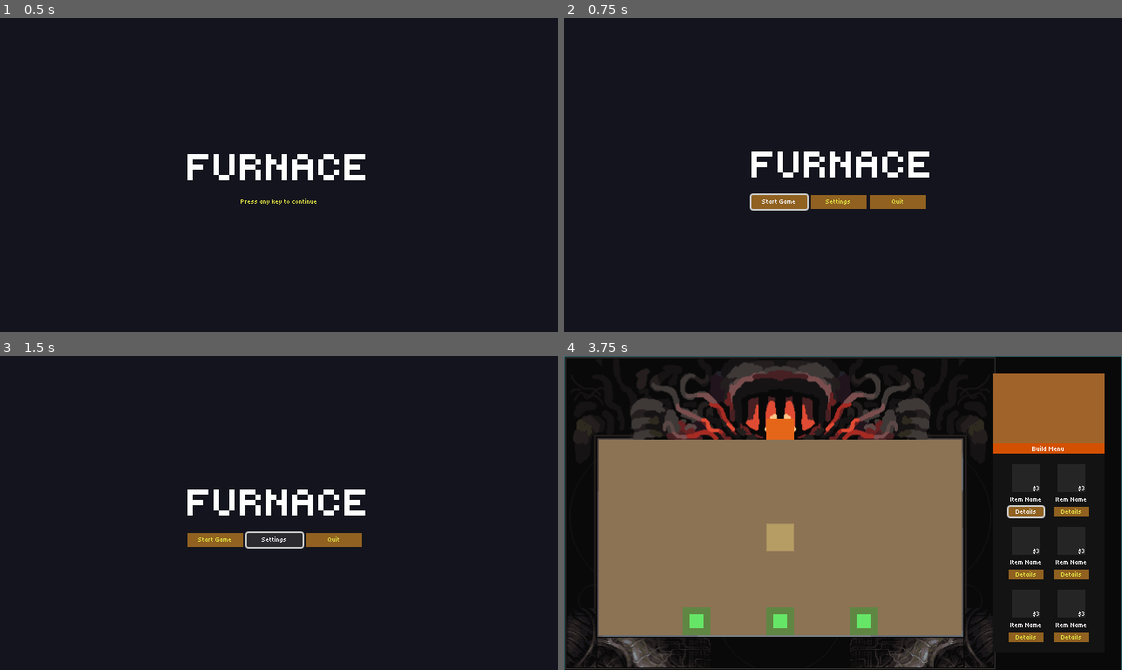
Above: before the commit, frames 1-4 (two rows, left to right).
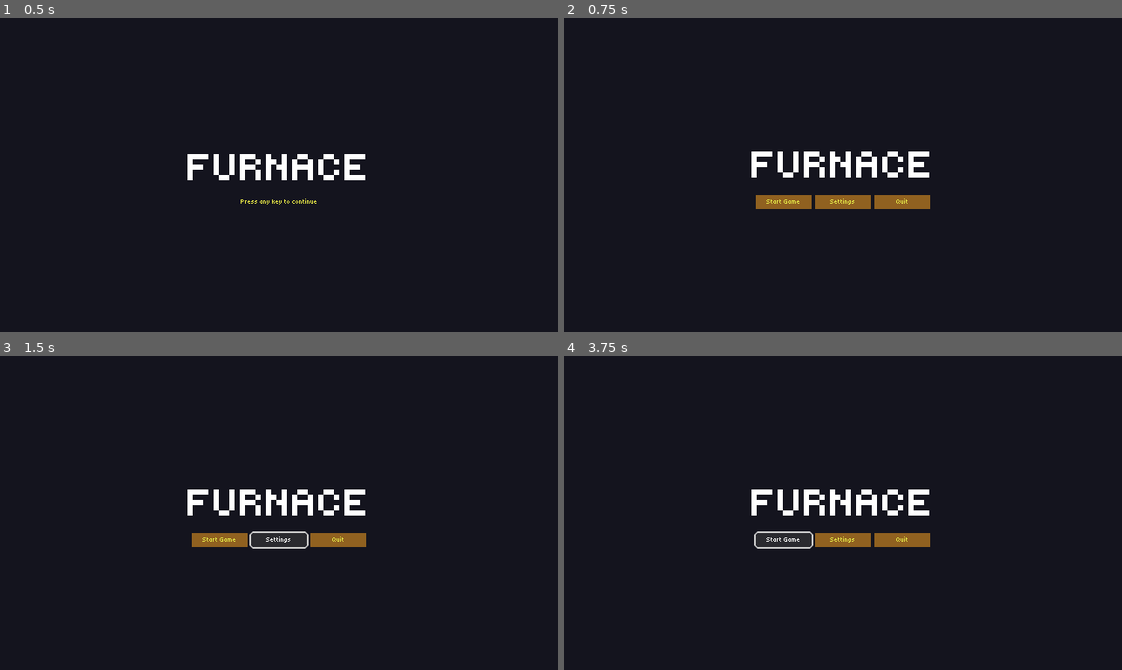
Above: after the commit, the same moments.

Repository: Arcane-Laboratory/Furnace
Game: Godot game, scene res://scenes/ui/title_screen.tscn
Two runs of this game, one before a commit and one after it. Both use one fixed random seed, a clock stepped at 60 frames per second and the inputs below.
Inputs (mouse positions are in pixels of both pictures, inside the frame that each line leads up to):
- Up to frame 1 (0.5 s): no input
- Up to frame 2 (0.75 s): tap Enter at 0.5 s; move the mouse to (965, 159) at 0.52 s; click (965, 159) at 0.67 s
- Up to frame 3 (1.5 s): click "Settings" at 1.25 s
- Up to frame 4 (3.75 s): click "Start Game" at 2 s; click (1027, 513) at 2.75 s, where only the run before the commit has a clickable "Details"; click (781, 541) at 3.5 s, where only the run after the commit has a clickable "Start Game"

Frame 1 is identical in both runs. In frame 2, 0.4% of the frame differs, in the area x 33-66%, y 55-62%; in frame 3, 0.3%; in frame 4, 56%, in the area x 0-100%, y 0-100%.

Commit message:
Added Details Menu + Polish

Diff:
--- /dev/null
+++ b/godot/scenes/ui/details_menu_item.tscn
@@ -0,0 +1,70 @@
+[gd_scene load_steps=4 format=3 uid="uid://njeo40mxhqjq"]
+
+[ext_resource type="Theme" uid="uid://brmsm8x6ntpna" path="res://theme/furnace_theme.tres" id="1_wedh3"]
+[ext_resource type="PackedScene" uid="uid://dequ5qkc8ctjx" path="res://scenes/entities/runes/menu_rune.tscn" id="2_bvdbp"]
+[ext_resource type="StyleBox" uid="uid://blka56f6w0okd" path="res://style_box_dark.tres" id="3_bvdbp"]
+
+[node name="DetailsSubmenuItem" type="Control"]
+custom_minimum_size = Vector2(48, 60)
+layout_mode = 3
+anchors_preset = 5
+anchor_left = 0.5
+anchor_right = 0.5
+offset_left = -54.0
+offset_right = 54.0
+offset_bottom = 102.0
+grow_horizontal = 2
+
+[node name="CenterContainer" type="CenterContainer" parent="."]
+layout_mode = 1
+anchors_preset = -1
+anchor_left = 0.5
+anchor_right = 0.5
+offset_left = -54.0
+offset_right = 54.0
+offset_bottom = 102.0
+
+[node name="VBoxContainer" type="VBoxContainer" parent="CenterContainer"]
+layout_mode = 2
+theme = ExtResource("1_wedh3")
+
+[node name="MenuRune" parent="CenterContainer/VBoxContainer" instance=ExtResource("2_bvdbp")]
+layout_mode = 2
+
+[node name="Label" parent="CenterContainer/VBoxContainer/MenuRune/ColorRect" index="0"]
+visible = false
+
+[node name="Label" type="Label" parent="CenterContainer/VBoxContainer"]
+layout_mode = 2
+theme = ExtResource("1_wedh3")
+text = "Item Name"
+horizontal_alignment = 1
+
+[node name="CenterContainer" type="CenterContainer" parent="CenterContainer/VBoxContainer"]
+layout_mode = 2
+
+[node name="Panel" type="Panel" parent="CenterContainer/VBoxContainer/CenterContainer"]
+custom_minimum_size = Vector2(108, 53)
+layout_mode = 2
+theme = ExtResource("1_wedh3")
+theme_override_styles/panel = ExtResource("3_bvdbp")
+
+[node name="MarginContainer" type="MarginContainer" parent="CenterContainer/VBoxContainer/CenterContainer/Panel"]
+layout_mode = 0
+offset_right = 108.0
+offset_bottom = 41.0
+theme_override_constants/margin_left = 4
+theme_override_constants/margin_top = 4
+theme_override_constants/margin_right = 4
+theme_override_constants/margin_bottom = 4
+
+[node name="Label2" type="Label" parent="CenterContainer/VBoxContainer/CenterContainer/Panel/MarginContainer"]
+custom_minimum_size = Vector2(0, 33)
+layout_mode = 2
+size_flags_vertical = 1
+theme = ExtResource("1_wedh3")
+text = "Emits an explosion when touched by the hearthflame. Maximum four lines of text can go here."
+horizontal_alignment = 1
+autowrap_mode = 2
+
+[editable path="CenterContainer/VBoxContainer/MenuRune"]
--- /dev/null
+++ b/godot/scenes/ui/details_submenu.tscn
@@ -0,0 +1,73 @@
+[gd_scene load_steps=4 format=3 uid="uid://b661rc1rgomug"]
+
+[ext_resource type="Theme" uid="uid://brmsm8x6ntpna" path="res://theme/furnace_theme.tres" id="1_n3j6e"]
+[ext_resource type="PackedScene" uid="uid://d3lefgipylt8o" path="res://scenes/ui/menu_label.tscn" id="2_r8ps1"]
+[ext_resource type="PackedScene" uid="uid://njeo40mxhqjq" path="res://scenes/ui/details_menu_item.tscn" id="3_n3j6e"]
+
+[node name="BuildSubmenu" type="Control"]
+layout_mode = 3
+anchors_preset = 15
+anchor_right = 1.0
+anchor_bottom = 1.0
+offset_right = -512.0
+offset_bottom = -120.0
+grow_horizontal = 2
+grow_vertical = 2
+theme = ExtResource("1_n3j6e")
+
+[node name="ColorRect" type="ColorRect" parent="."]
+layout_mode = 0
+offset_right = 128.0
+offset_bottom = 240.0
+theme = ExtResource("1_n3j6e")
+color = Color(0.07683582, 0.07683582, 0.07683582, 1)
+
+[node name="VBoxContainer" type="VBoxContainer" parent="."]
+layout_mode = 1
+anchors_preset = 15
+anchor_right = 1.0
+anchor_bottom = 1.0
+grow_horizontal = 2
+grow_vertical = 2
+theme = ExtResource("1_n3j6e")
+theme_override_constants/separation = 0
+
+[node name="MenuLabel" parent="VBoxContainer" instance=ExtResource("2_r8ps1")]
+layout_mode = 2
+
+[node name="Label" parent="VBoxContainer/MenuLabel/ColorRect" index="0"]
+text = "Details"
+
+[node name="MarginContainer" type="MarginContainer" parent="VBoxContainer"]
+layout_mode = 2
+theme = ExtResource("1_n3j6e")
+theme_override_constants/margin_left = 8
+theme_override_constants/margin_top = 8
+theme_override_constants/margin_right = 8
+theme_override_constants/margin_bottom = 8
+
+[node name="DetailsSubmenuItem" parent="VBoxContainer/MarginContainer" instance=ExtResource("3_n3j6e")]
+layout_mode = 2
+
+[node name="MarginContainer2" type="MarginContainer" parent="."]
+layout_mode = 1
+anchors_preset = 7
+anchor_left = 0.5
+anchor_top = 1.0
+anchor_right = 0.5
+anchor_bottom = 1.0
+offset_left = -64.0
+offset_top = -27.0
+offset_right = 64.0
+grow_horizontal = 2
+grow_vertical = 0
+theme_override_constants/margin_left = 8
+theme_override_constants/margin_top = 8
+theme_override_constants/margin_right = 8
+theme_override_constants/margin_bottom = 8
+
+[node name="Button" type="Button" parent="MarginContainer2"]
+layout_mode = 2
+text = "Close"
+
+[editable path="VBoxContainer/MenuLabel"]
--- a/godot/scenes/ui/main_menu.tscn
+++ b/godot/scenes/ui/main_menu.tscn
@@ -41,20 +41,23 @@
 text = "FURNACE"
 horizontal_alignment = 1
 
-[node name="HBoxContainer" type="HBoxContainer" parent="CenterContainer/VBoxContainer"]
+[node name="CenterContainer" type="CenterContainer" parent="CenterContainer/VBoxContainer"]
 layout_mode = 2
 
-[node name="StartButton" type="Button" parent="CenterContainer/VBoxContainer/HBoxContainer"]
+[node name="HBoxContainer" type="HBoxContainer" parent="CenterContainer/VBoxContainer/CenterContainer"]
+layout_mode = 2
+
+[node name="StartButton" type="Button" parent="CenterContainer/VBoxContainer/CenterContainer/HBoxContainer"]
 custom_minimum_size = Vector2(64, 16)
 layout_mode = 2
 text = "Start Game"
 
-[node name="SettingsButton" type="Button" parent="CenterContainer/VBoxContainer/HBoxContainer"]
+[node name="SettingsButton" type="Button" parent="CenterContainer/VBoxContainer/CenterContainer/HBoxContainer"]
 custom_minimum_size = Vector2(64, 16)
 layout_mode = 2
 text = "Settings"
 
-[node name="QuitButton" type="Button" parent="CenterContainer/VBoxContainer/HBoxContainer"]
+[node name="QuitButton" type="Button" parent="CenterContainer/VBoxContainer/CenterContainer/HBoxContainer"]
 custom_minimum_size = Vector2(64, 16)
 layout_mode = 2
 text = "Quit"
--- a/godot/scenes/ui/pause_menu.tscn
+++ b/godot/scenes/ui/pause_menu.tscn
@@ -1,7 +1,9 @@
-[gd_scene load_steps=3 format=3 uid="uid://t3stfxka0jty"]
+[gd_scene load_steps=4 format=3 uid="uid://t3stfxka0jty"]
 
-[ext_resource type="Script" path="res://scripts/ui/pause_menu.gd" id="1_pause"]
-[ext_resource type="Theme" path="res://theme/furnace_theme.tres" id="2_0lmf7"]
+[ext_resource type="Script" uid="uid://4yq1hoiw5hwm" path="res://scripts/ui/pause_menu.gd" id="1_pause"]
+[ext_resource type="Theme" uid="uid://brmsm8x6ntpna" path="res://theme/furnace_theme.tres" id="2_0lmf7"]
+
+[sub_resource type="StyleBoxEmpty" id="StyleBoxEmpty_0lmf7"]
 
 [node name="PauseMenu" type="CanvasLayer"]
 layer = 100
@@ -28,6 +30,7 @@
 grow_horizontal = 2
 grow_vertical = 2
 theme = ExtResource("2_0lmf7")
+theme_override_styles/panel = SubResource("StyleBoxEmpty_0lmf7")
 
 [node name="VBoxContainer" type="VBoxContainer" parent="PanelContainer"]
 layout_mode = 2
--- /dev/null
+++ b/godot/style_box_dark.tres
@@ -0,0 +1,8 @@
+[gd_resource type="StyleBoxFlat" format=3 uid="uid://blka56f6w0okd"]
+
+[resource]
+content_margin_left = 4.0
+content_margin_top = 4.0
+content_margin_right = 4.0
+content_margin_bottom = 4.0
+bg_color = Color(0.2231029, 0.2231029, 0.22310278, 1)
--- a/godot/theme/furnace_theme.tres
+++ b/godot/theme/furnace_theme.tres
@@ -7,6 +7,7 @@
 content_margin_top = 4.0
 content_margin_right = 4.0
 content_margin_bottom = 4.0
+corner_detail = 1
 
 [sub_resource type="StyleBoxFlat" id="StyleBoxFlat_4fql7"]
 content_margin_left = 4.0
@@ -23,7 +24,7 @@
 corner_radius_top_right = 3
 corner_radius_bottom_right = 3
 corner_radius_bottom_left = 3
-corner_detail = 5
+corner_detail = 1
 expand_margin_left = 2.0
 expand_margin_top = 2.0
 expand_margin_right = 2.0
@@ -39,7 +40,7 @@
 corner_radius_top_right = 3
 corner_radius_bottom_right = 3
 corner_radius_bottom_left = 3
-corner_detail = 5
+corner_detail = 1
 
 [sub_resource type="StyleBoxFlat" id="StyleBoxFlat_omlle"]
 content_margin_left = 1.0
@@ -47,6 +48,7 @@
 content_margin_right = 1.0
 content_margin_bottom = 1.0
 bg_color = Color(0.56633765, 0.37972423, 0.12644824, 1)
+corner_detail = 1
 anti_aliasing = false
 
 [sub_resource type="StyleBoxFlat" id="StyleBoxFlat_ksnte"]
@@ -59,7 +61,7 @@
 corner_radius_top_right = 3
 corner_radius_bottom_right = 3
 corner_radius_bottom_left = 3
-corner_detail = 5
+corner_detail = 1
 
 [resource]
 default_font = ExtResource("1_ckvu8")
@@ -77,7 +79,6 @@
 Button/colors/icon_hover_pressed_color = Color(1, 1, 1, 1)
 Button/colors/icon_normal_color = Color(1, 1, 1, 1)
 Button/colors/icon_pressed_color = Color(1, 1, 1, 1)
-Button/constants/align_to_largest_stylebox = 0
 Button/constants/h_separation = 1
 Button/constants/icon_max_width = 0
 Button/constants/outline_size = 0
Not shown: 1 places in godot/scenes/game/game_scene.tscn that only renumber resources
Not shown: 1 places in godot/scenes/ui/main_menu.tscn that only renumber resources
Not shown: 1 places in godot/scenes/ui/title_screen.tscn that only renumber resources
